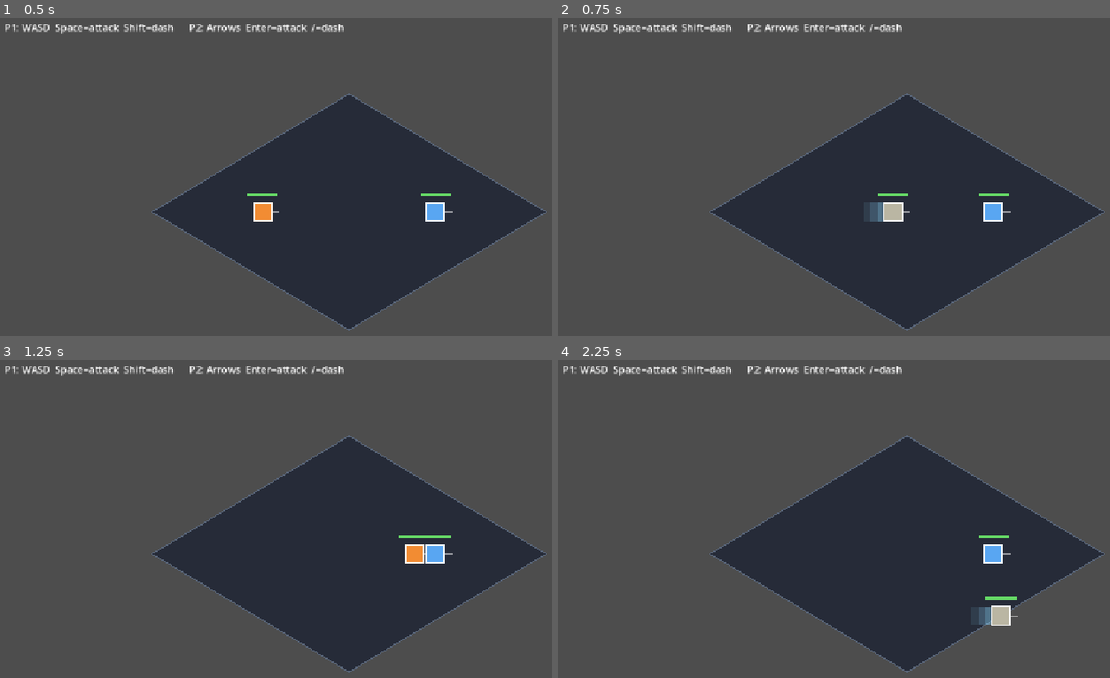
Above: before the commit, frames 1-4 (two rows, left to right).
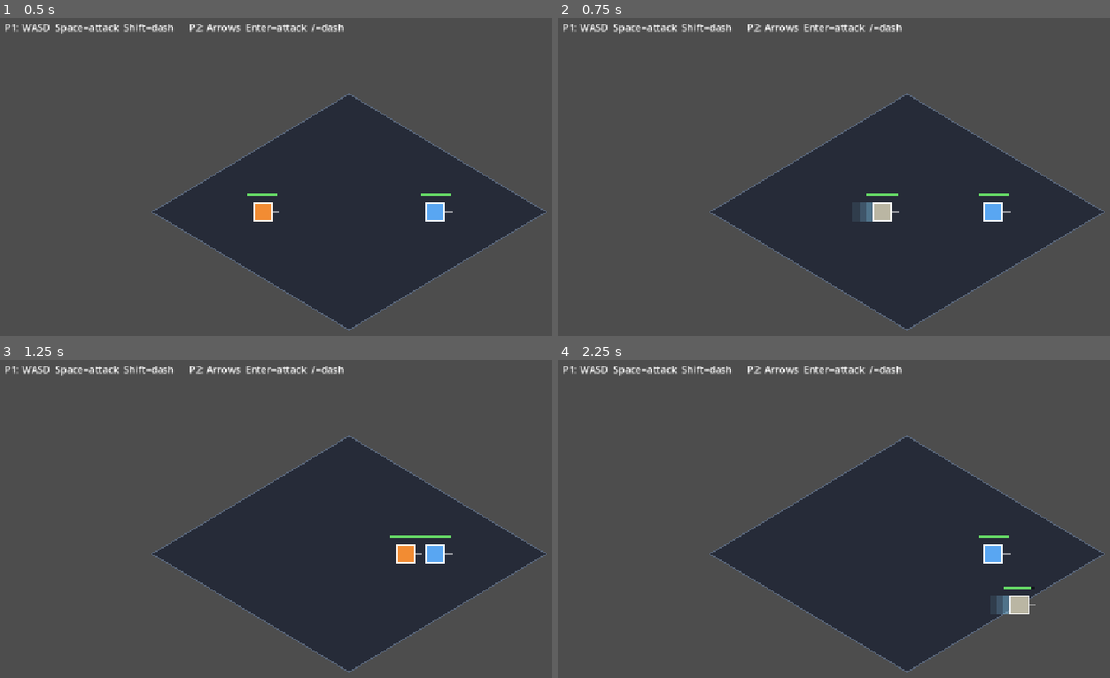
Above: after the commit, the same moments.

Repository: avivuiux/survival-arena
Game: Godot game, scene res://scenes/game.tscn
Same seed, same stepped clock (60 frames per second), same inputs: the game is played once before the commit and once after it.
Inputs:
- Up to frame 1 (0.5 s): no input
- Up to frame 2 (0.75 s): tap Enter at 0.5 s; hold D from 0.53 s (still down); tap Shift at 0.6 s
- Up to frame 3 (1.25 s): keep holding D; tap Space at 0.77 s
- Up to frame 4 (2.25 s): release D at 1.28 s; hold S 1.28-2.03 s; tap Enter at 1.35 s; tap Space at 1.52 s; hold D from 2.03 s (still down); tap Shift at 2.1 s

Frame 1 is identical in both runs. In frame 2, 0.4% of the frame differs, in the area x 54-64%, y 55-65%; in frame 3, 0.2%; in frame 4, 0.7%, in the area x 76-87%, y 71-84%.

Commit message:
Momentum movement: gradual acceleration + glide-to-stop (Survival Project feel)
Replace instant snap movement with velocity that ramps up (ACCEL) and
drifts after release (DRAG) - the floaty, weighty hover Aviv remembers.
Dash zeroes momentum on start and exits into a half-speed glide. Two
tunable knobs: ACCEL (ramp) and DRAG (glide). Headless clean (exit 0).

Co-Authored-By: Claude Opus 4.8 (1M context) <noreply@anthropic.com>

Diff:
--- a/entities/fighter/fighter.gd
+++ b/entities/fighter/fighter.gd
@@ -22,6 +22,9 @@
 const DASH_SPEED := 720.0       # quick burst
 const DASH_TIME := 0.14         # how long the dash lasts (also the i-frame window)
 const DASH_COOLDOWN := 0.55
+# --- Movement momentum (the two feel knobs) ---
+const ACCEL := 1300.0           # ramp-up to max speed (lower = more sluggish start)
+const DRAG := 600.0             # glide-to-stop after release (lower = more floaty drift)
 
 # Configured by Game before add_child:
 var game
@@ -37,7 +40,8 @@
 var active := true
 var hp := MAX_HP
 var facing := Vector2.RIGHT
-var velocity := Vector2.ZERO
+var velocity := Vector2.ZERO        # knockback velocity
+var _move_vel := Vector2.ZERO       # input movement velocity (has momentum)
 var _attacking := false
 var _attack_time := 0.0
 var _cooldown := 0.0
@@ -116,6 +120,7 @@
 			_dash_cd = DASH_COOLDOWN
 			_iframe = DASH_TIME
 			velocity = Vector2.ZERO
+			_move_vel = Vector2.ZERO
 		_dash_prev = dp
 
 		if _dashing:
@@ -125,10 +130,17 @@
 			_dash_time -= delta
 			if _dash_time <= 0.0:
 				_dashing = false
+				_move_vel = _dash_dir * SPEED * 0.5   # glide out of the dash
 			_update_hitbox_position()
 		else:
+			# Momentum movement: accelerate toward the target, glide to a stop.
+			var target := Vector2.ZERO
 			if dir != Vector2.ZERO and not _attacking:
-				position += dir * SPEED * delta
+				target = dir * SPEED
+			var rate := ACCEL if target != Vector2.ZERO else DRAG
+			_move_vel = _move_vel.move_toward(target, rate * delta)
+			if _move_vel != Vector2.ZERO:
+				position += _move_vel * delta
 				if game:
 					position = game.clamp_to_arena(position)
 				_update_hitbox_position()
@@ -187,6 +199,7 @@
 	hp = MAX_HP
 	position = pos
 	velocity = Vector2.ZERO
+	_move_vel = Vector2.ZERO
 	_attacking = false
 	_hitbox.monitoring = false
 	_flash = 0.0
